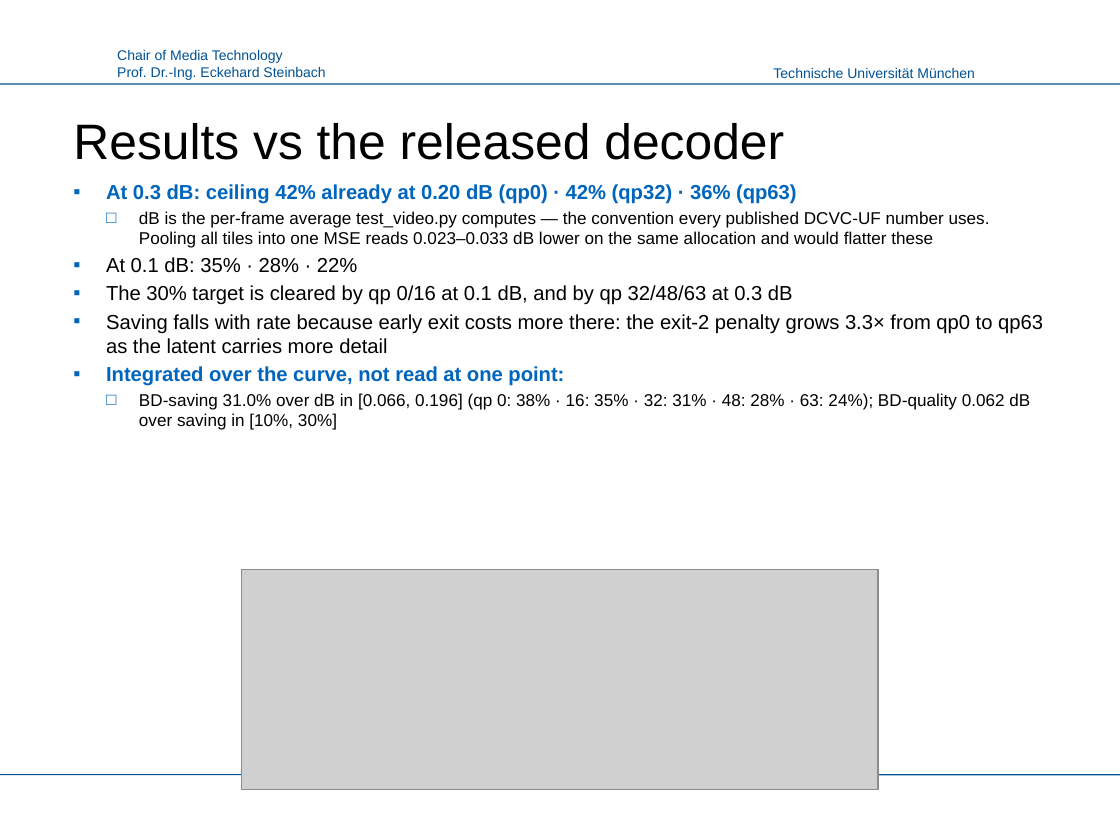
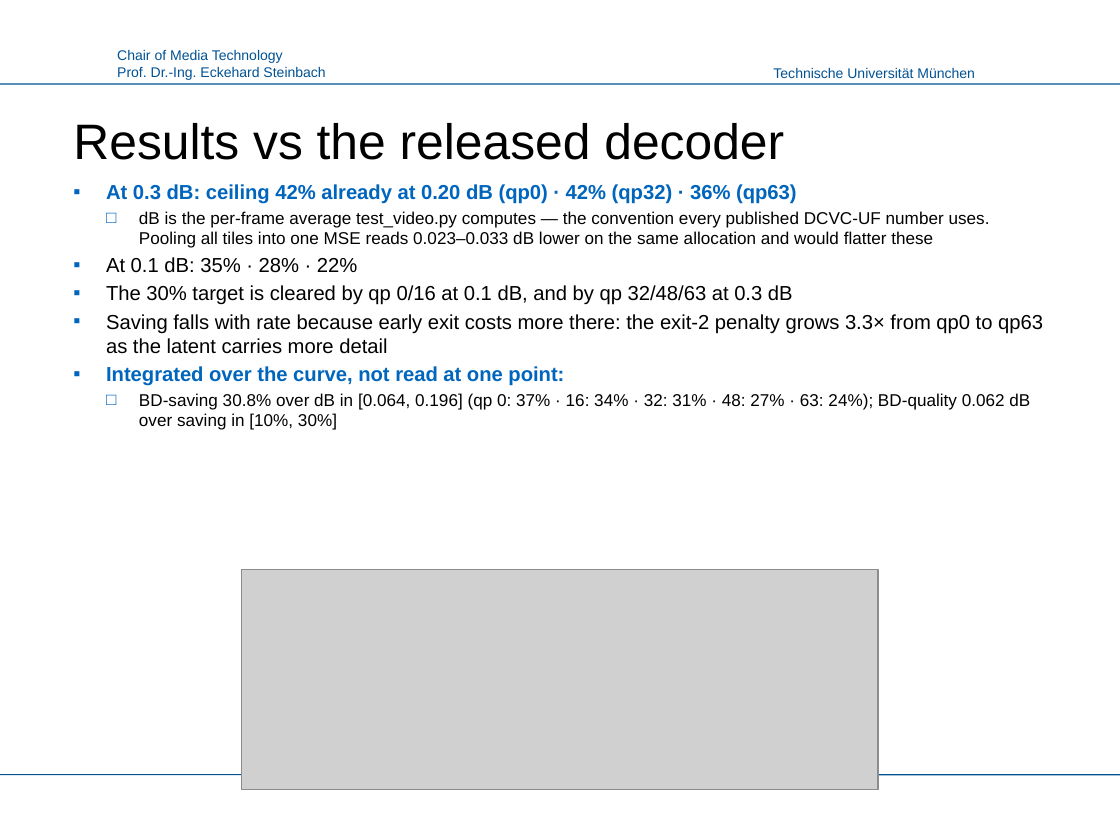
Before and after one commit to canerim/FLEX-FLOP, a slide deck: slide 10 of paper/FLEX-UF_LMT.pptx. Drawn at 1120x840 pixels with LibreOffice and Linux fonts; fonts in the diff are those of the drawing; grey boxes stand for pictures; background and template pictures are left out. Boxes give left, top, right and bottom in pixels: in the first picture for what was removed or moved away, otherwise in the second. Text is boxed around its words. In the diff, an @@ line names an element or a change of style, - is before the commit and + after.

```diff
--- a/paper/FLEX-UF_LMT.pptx
+++ b/paper/FLEX-UF_LMT.pptx
@@ text at (139,393,1030,430): text changed @@
-  □ BD-saving 31.0% over dB in [0.066, 0.196] (qp 0: 38% · 16: 35% · 32: 31% · 48: 28% · 63: 24%); BD-quality 0.062 dB over saving in [10%, 30%]
+  □ BD-saving 30.8% over dB in [0.064, 0.196] (qp 0: 37% · 16: 34% · 32: 31% · 48: 27% · 63: 24%); BD-quality 0.062 dB over saving in [10%, 30%]
```
Also in this commit, not shown: 9 other files.
